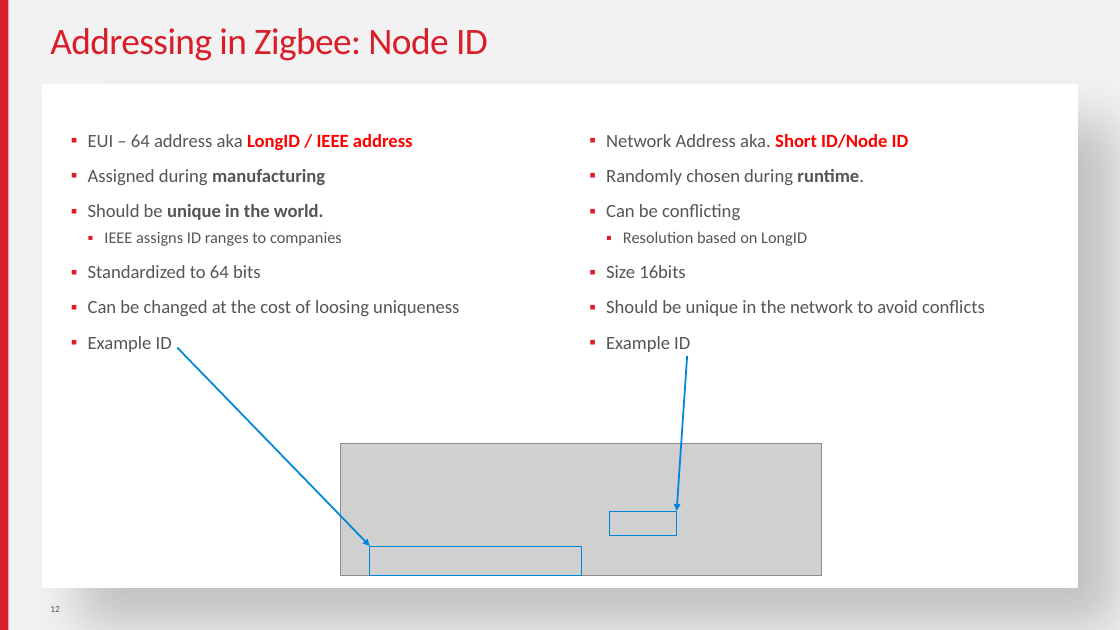
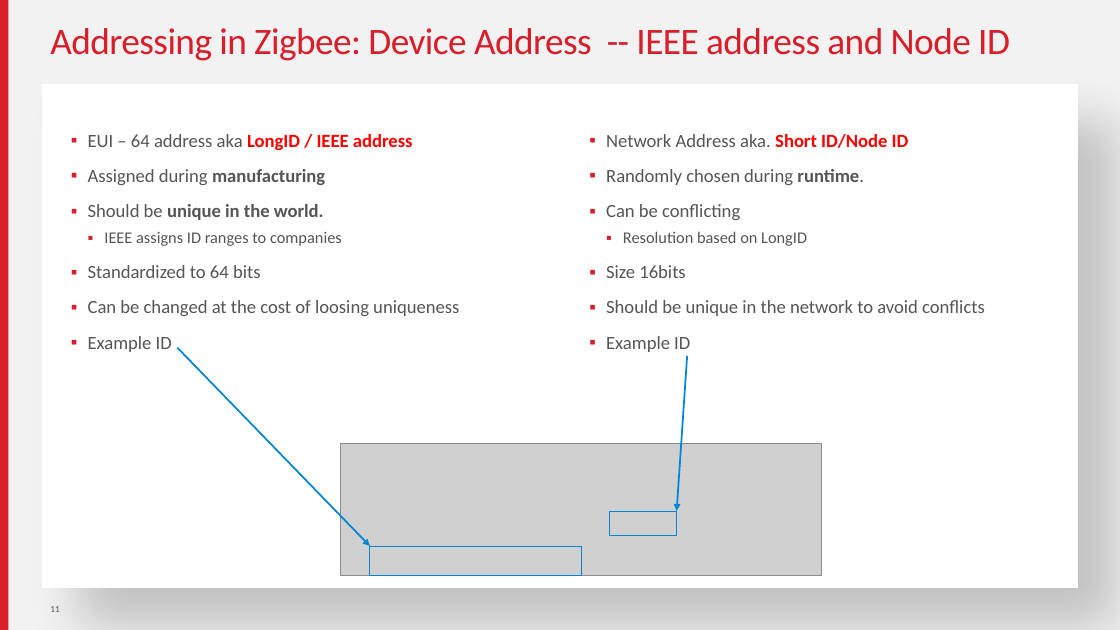
Before and after one commit to MarkDing/IoT-Developer-Boot-Camp-Wiki, a slide deck: slide 11 of files/ZB-2019Q4-ZMGC-Training/source/Zigbee-Basic.pptx (slide 12 before the commit). Drawn at 1120x630 pixels with LibreOffice and Linux fonts; fonts in the diff are those of the drawing; grey boxes stand for pictures. Boxes give left, top, right and bottom in pixels: in the first picture for what was removed or moved away, otherwise in the second. Text is boxed around its words. In the diff, an @@ line names an element or a change of style, - is before the commit and + after.

```diff
--- a/files/ZB-2019Q4-ZMGC-Training/source/Zigbee-Basic.pptx
+++ b/files/ZB-2019Q4-ZMGC-Training/source/Zigbee-Basic.pptx
@@ title at box(50, 28, 1010, 61): text changed @@
-Addressing in Zigbee: Node ID
+Addressing in Zigbee: Device Address -- IEEE address and Node ID
```
Also in this commit, not shown: 7 other slides changed, 2 slides added, 5 slides removed, 12 other files.
